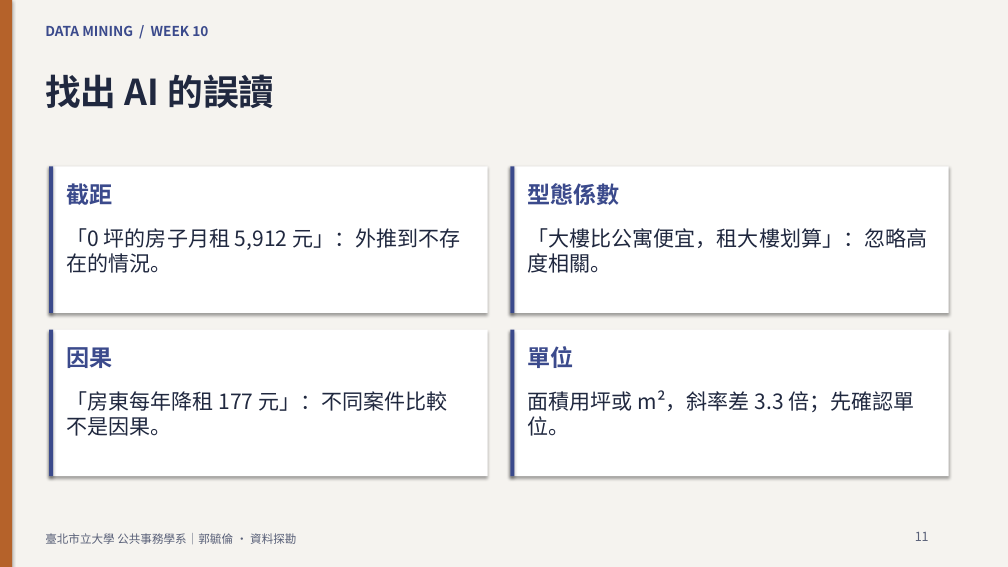
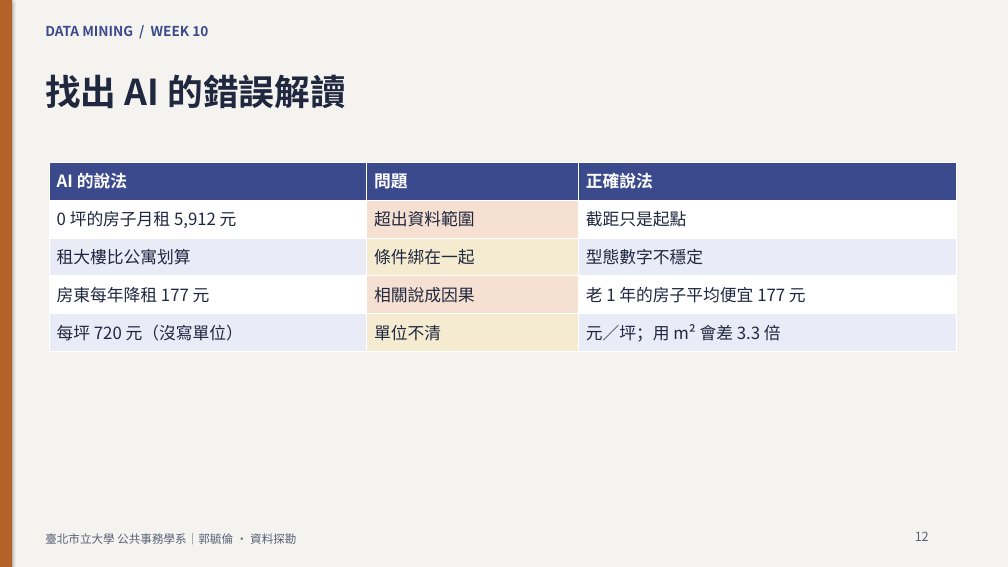
Before and after one commit to knut921/datamining-course, a slide deck: slide 12 of assets/slides/week10.pptx (slide 11 before the commit). Drawn at 1008x567 pixels with LibreOffice and Linux fonts; fonts in the diff are those of the drawing. Boxes give left, top, right and bottom in pixels: in the first picture for what was removed or moved away, otherwise in the second. Text is boxed around its words. In the diff, an @@ line names an element or a change of style, - is before the commit and + after.

```diff
--- a/assets/slides/week10.pptx
+++ b/assets/slides/week10.pptx
@@ text at bbox=[45, 74, 345, 108]: text changed @@
-找出 AI 的誤讀
+找出 AI 的錯誤解讀
@@ rectangle removed at bbox=[49, 166, 488, 313] @@
@@ rectangle removed at bbox=[49, 166, 54, 313] @@
@@ table added at bbox=[49, 163, 957, 352], 5 rows, 3 columns @@
+AI 的說法 | 問題 | 正確說法
+0 坪的房子月租 5,912 元 | 超出資料範圍 | 截距只是起點
+租大樓比公寓划算 | 條件綁在一起 | 型態數字不穩定
+房東每年降租 177 元 | 相關說成因果 | 老 1 年的房子平均便宜 177 元
+每坪 720 元（沒寫單位） | 單位不清 | 元／坪；用 m² 會差 3.3 倍
@@ rectangle removed at bbox=[510, 166, 949, 313] @@
@@ rectangle removed at bbox=[510, 166, 515, 313] @@
@@ text removed at bbox=[66, 183, 112, 205] @@
-截距
@@ text removed at bbox=[528, 183, 620, 205] @@
-型態係數
@@ text removed at bbox=[66, 228, 460, 273] @@
-「0 坪的房子月租 5,912 元」：外推到不存在的情況。
@@ text removed at bbox=[528, 228, 928, 273] @@
-「大樓比公寓便宜，租大樓划算」：忽略高度相關。
@@ rectangle removed at bbox=[49, 330, 488, 476] @@
@@ rectangle removed at bbox=[49, 330, 54, 476] @@
@@ text removed at bbox=[66, 347, 112, 368] @@
-因果
@@ rectangle removed at bbox=[510, 330, 949, 476] @@
@@ rectangle removed at bbox=[510, 330, 515, 476] @@
@@ text removed at bbox=[528, 346, 574, 368] @@
-單位
@@ text removed at bbox=[66, 391, 447, 436] @@
-「房東每年降租 177 元」：不同案件比較不是因果。
@@ text removed at bbox=[528, 390, 915, 436] @@
-面積用坪或 m²，斜率差 3.3 倍；先確認單位。
@@ text at bbox=[915, 531, 929, 541]: text changed @@
-11
+12
```
Also in this commit, not shown: 13 other slides changed, 3 slides added, 2 slides removed, 17 other files.
